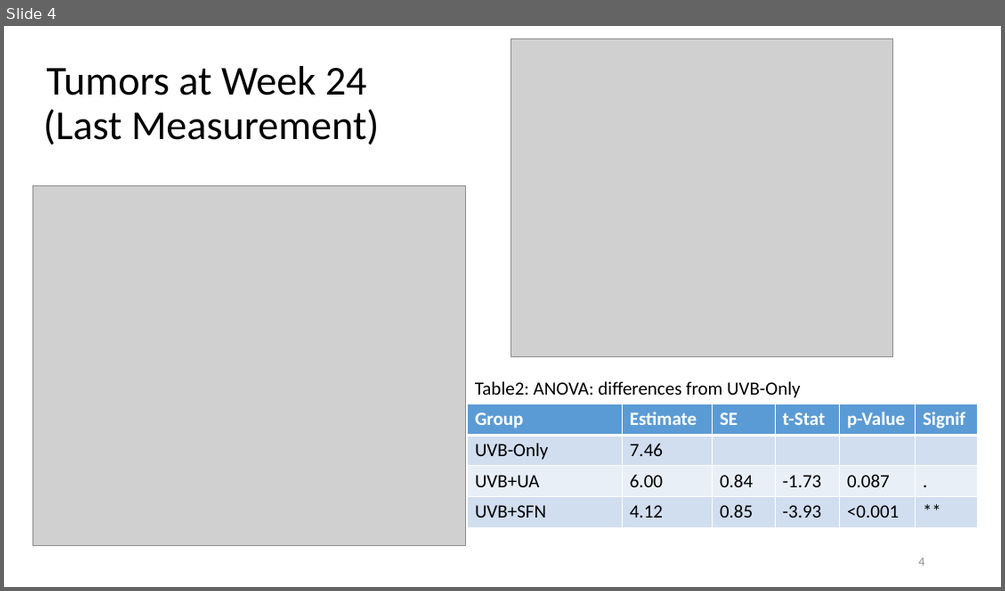
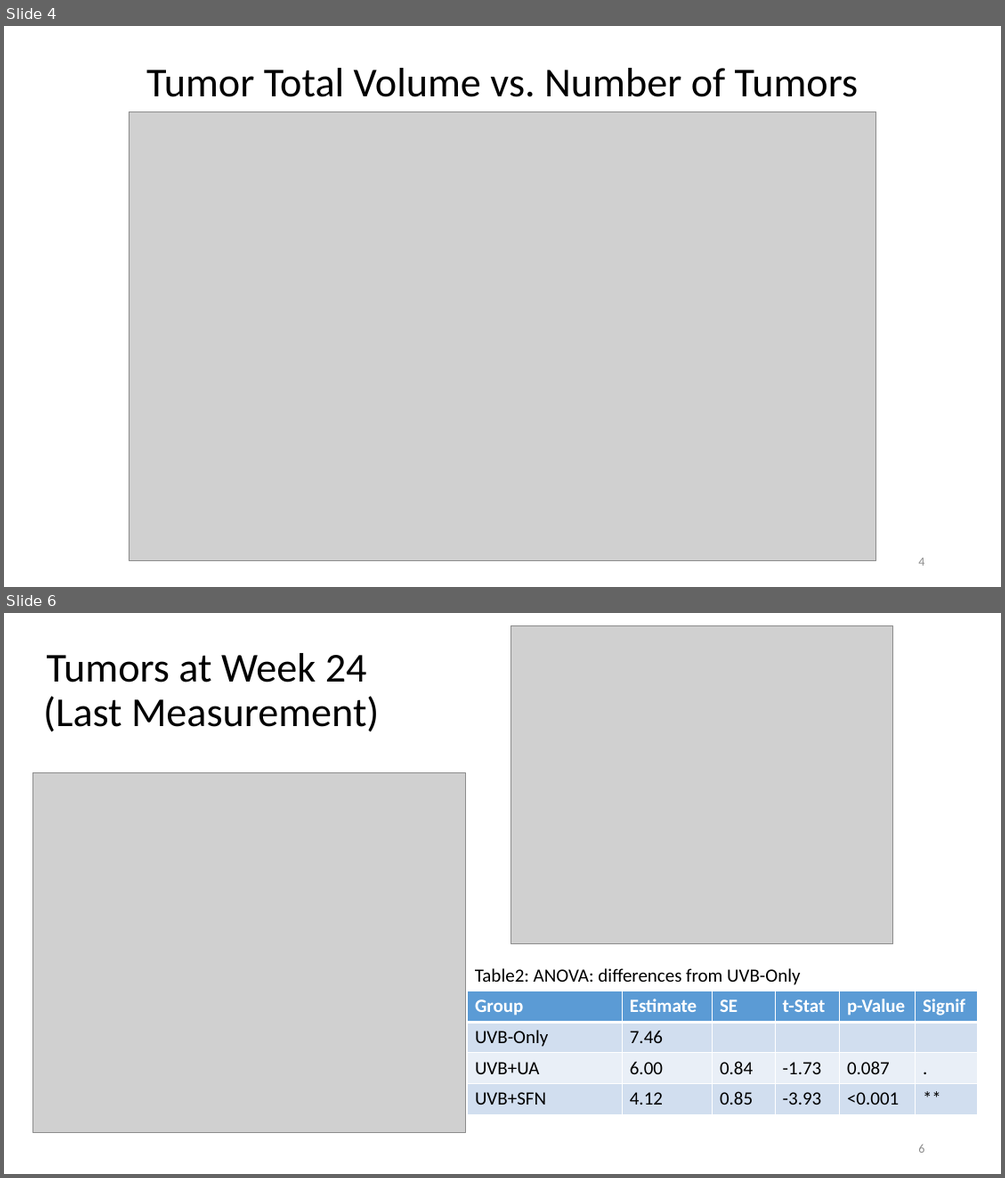
Before and after one commit to KongLabRUSP/skin.uvb, a slide deck: docs/skin_uvb_tumors_v1.pptx. Shown one above the other, each under a label of ours: slide 4 before the commit, slides 4 and 6 after it; the slides between them are not shown. The pictures are 1005x591 and 1005x1178 pixels, drawn with LibreOffice and Linux fonts; fonts in the diff are those of the drawing; grey boxes stand for pictures. Boxes give left, top, right and bottom in pixels: in the first picture for what was removed or moved away, otherwise in the second. Text is boxed around its words. In the diff, an @@ line names an element or a change of style, - is before the commit and + after.

```diff
--- a/docs/skin_uvb_tumors_v1.pptx
+++ b/docs/skin_uvb_tumors_v1.pptx
@@ slide 4 added at [4, 26, 1001, 587], background #FFFFFF @@
@@ title added at [146, 68, 858, 97], 39.6 pt, text #000000 @@
+Tumor Total Volume vs. Number of Tumors
@@ picture added at [129, 112, 877, 561] @@
@@ page number added at [918, 557, 924, 565], 12 pt, text #8C8C8C @@
+4
@@ what was slide 4 is now slide 6 @@
@@ page number at [918, 1144, 924, 1152]: text changed @@
-4
+6
```
Also in this commit, not shown: 3 slides changed, 4 other slides added, 4 other files.
